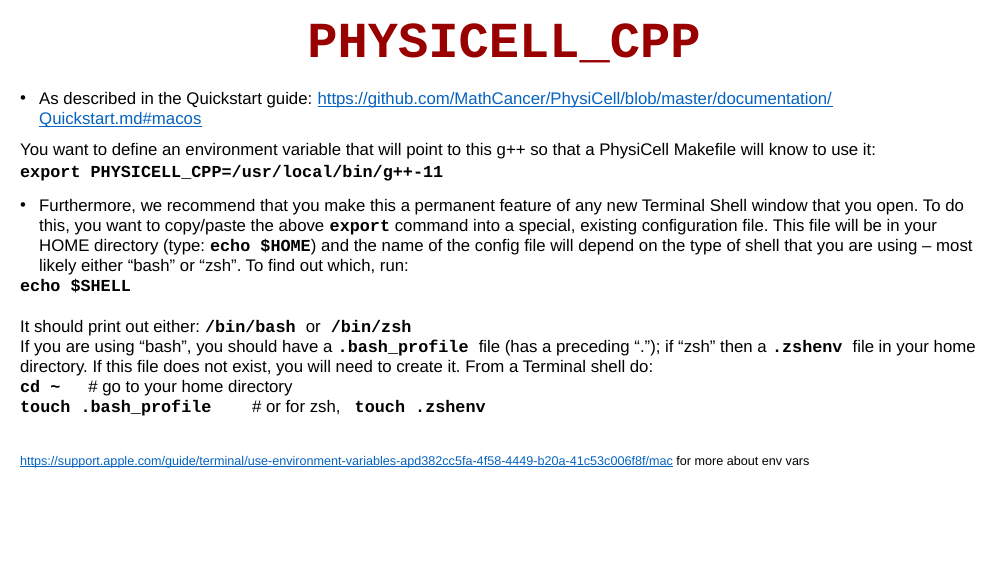
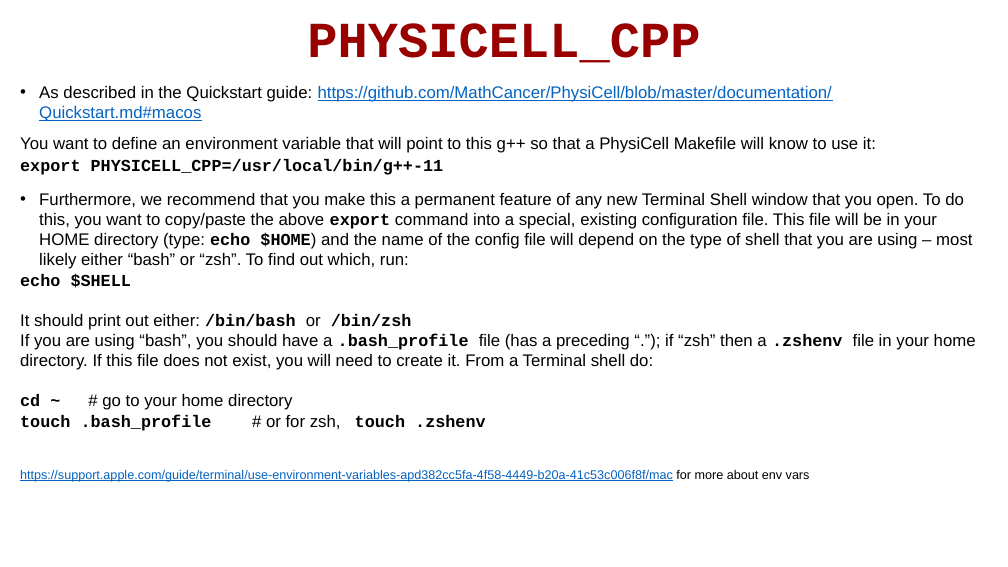
Before and after one commit to physicell-training/ws2021, a slide deck: slide 6 of pptx_source/PhysiCell_ws2021_macOS_setup.pptx. Drawn at 1008x567 pixels with LibreOffice and Linux fonts; fonts in the diff are those of the drawing; background and template pictures are left out. Boxes give left, top, right and bottom in pixels: in the first picture for what was removed or moved away, otherwise in the second. Text is boxed around its words. In the diff, an @@ line names an element or a change of style, - is before the commit and + after.

```diff
--- a/pptx_source/PhysiCell_ws2021_macOS_setup.pptx
+++ b/pptx_source/PhysiCell_ws2021_macOS_setup.pptx
@@ text "As described in the Quickstart ..." rewrapped from [20,92,976,468] to [20,86,976,482] @@
```
Also in this commit, not shown: 21 other slides changed, 6 slides added.
